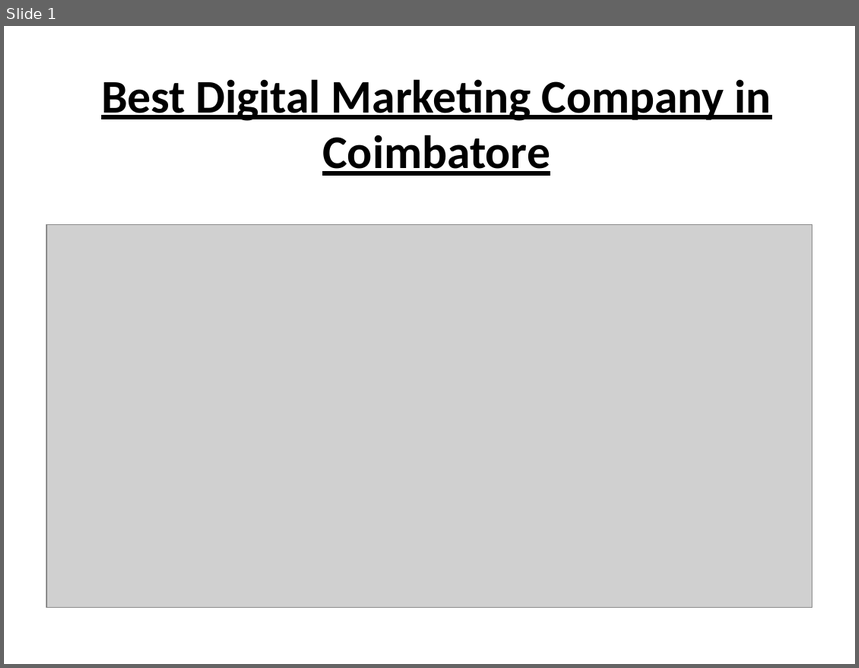
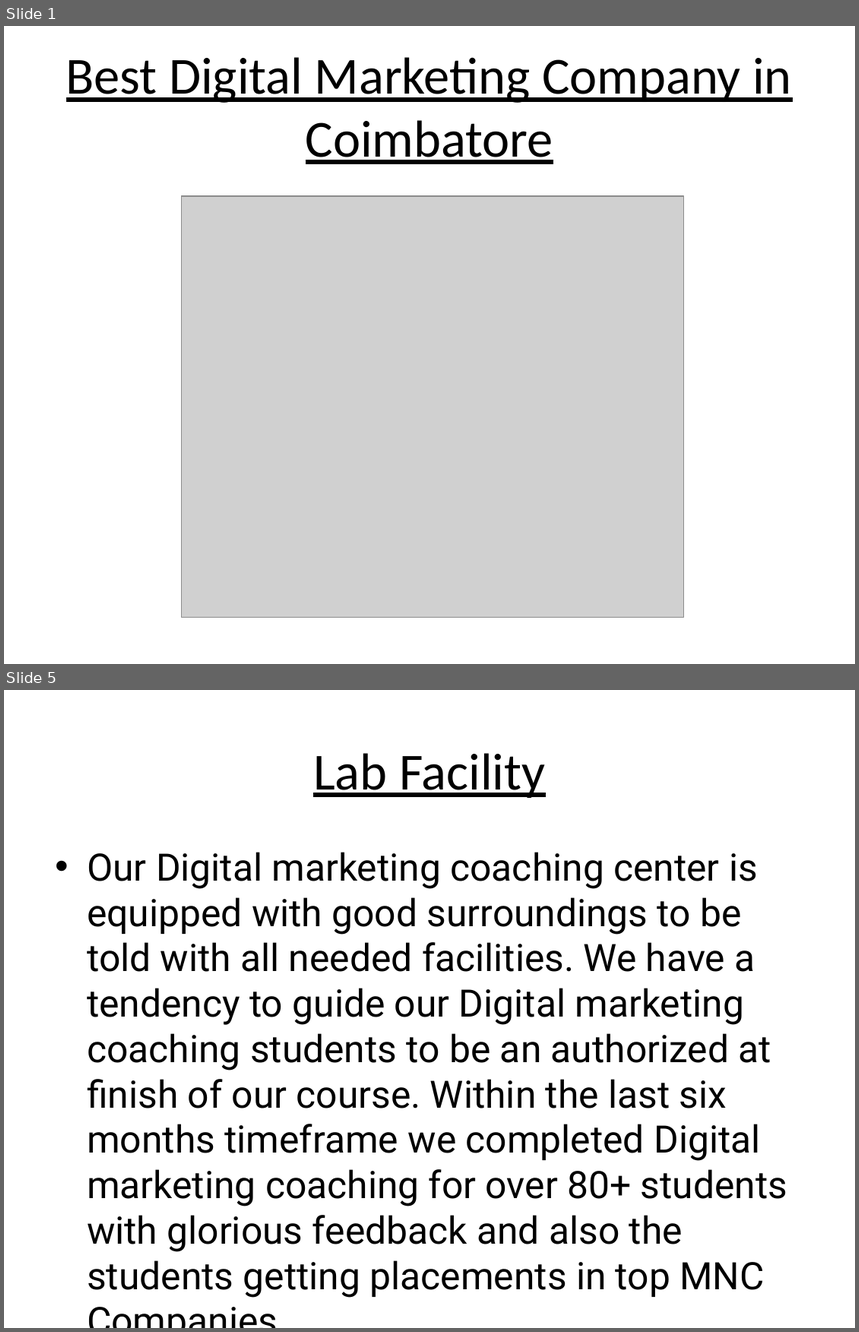
Before and after one commit to ShankarRamesh/Digital-Marketing-Company-in-Coimbatore, a slide deck: Best Digital Marketing Company in Coimbatore.pptx. Shown one above the other, each under a label of ours: slide 1 before the commit, slides 1 and 5 after it; the slides between them are not shown. The pictures are 859x668 and 859x1332 pixels, drawn with LibreOffice and Linux fonts; fonts in the diff are those of the drawing; grey boxes stand for pictures. Boxes give left, top, right and bottom in pixels: in the first picture for what was removed or moved away, otherwise in the second. Text is boxed around its words. In the diff, an @@ line names an element or a change of style, - is before the commit and + after.

```diff
--- a/Best Digital Marketing Company in Coimbatore.pptx
+++ b/Best Digital Marketing Company in Coimbatore.pptx
@@ slide 5 added at (4,690,855,1328), background #FFFFFF @@
@@ title added at (313,753,545,798), 44 pt, text #000000, underline @@
+Lab Facility
@@ text added at (87,852,788,1298), 32 pt, text #000000 @@
+• Our Digital marketing coaching center is equipped with good surroundings to be told with all needed facilities. We have a tendency to guide our Digital marketing coaching students to be an authorized at finish of our course. Within the last six months timeframe we completed Digital marketing coaching for over 80+ students with glorious feedback and also the students getting placements in top MNC Companies.
@@ slide 1 changed as well @@
@@ title "Best Digital Marketing Company in ...": place and size @@
-title "Best Digital Marketing Company in ..." at (101,79,772,176)
+title "Best Digital Marketing Company in ..." at (66,57,792,164)
@@ title "Best Digital Marketing Company in ..." at (66,57,792,164): size 39.6 to 44 pt, bold off @@
@@ picture: place and size @@
-picture at (47,224,813,607)
+picture at (181,196,683,617)
```
Also in this commit, not shown: 1 other slide changed, 4 other slides added, 4 slides removed, 1 other file.
